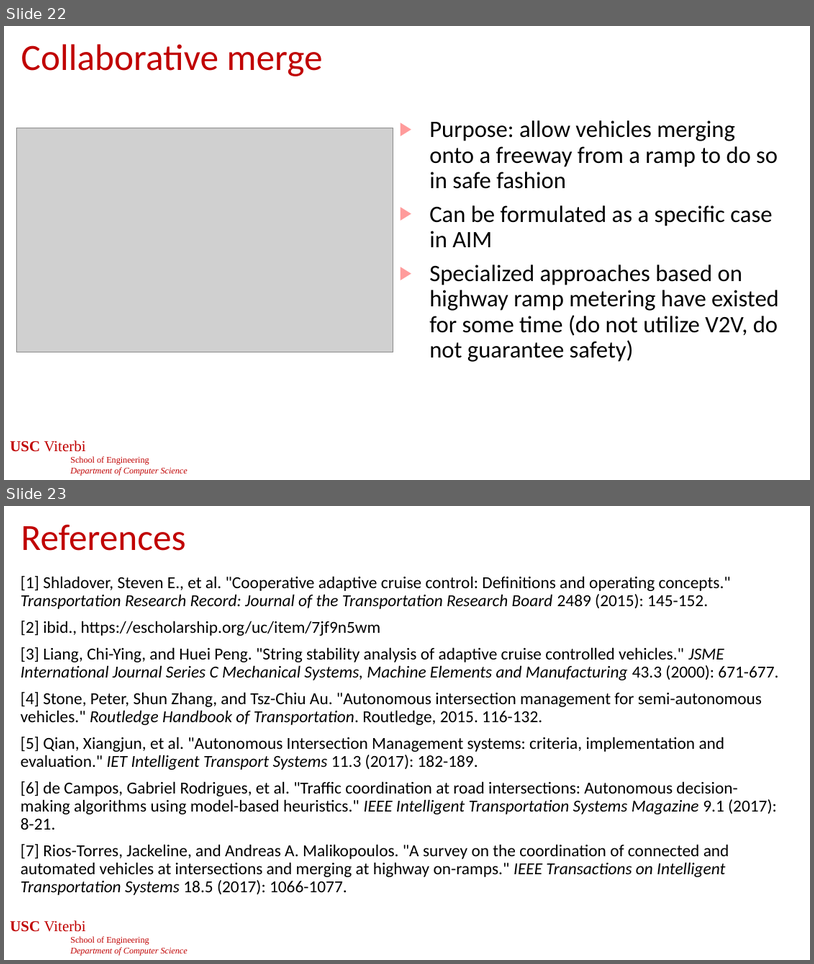
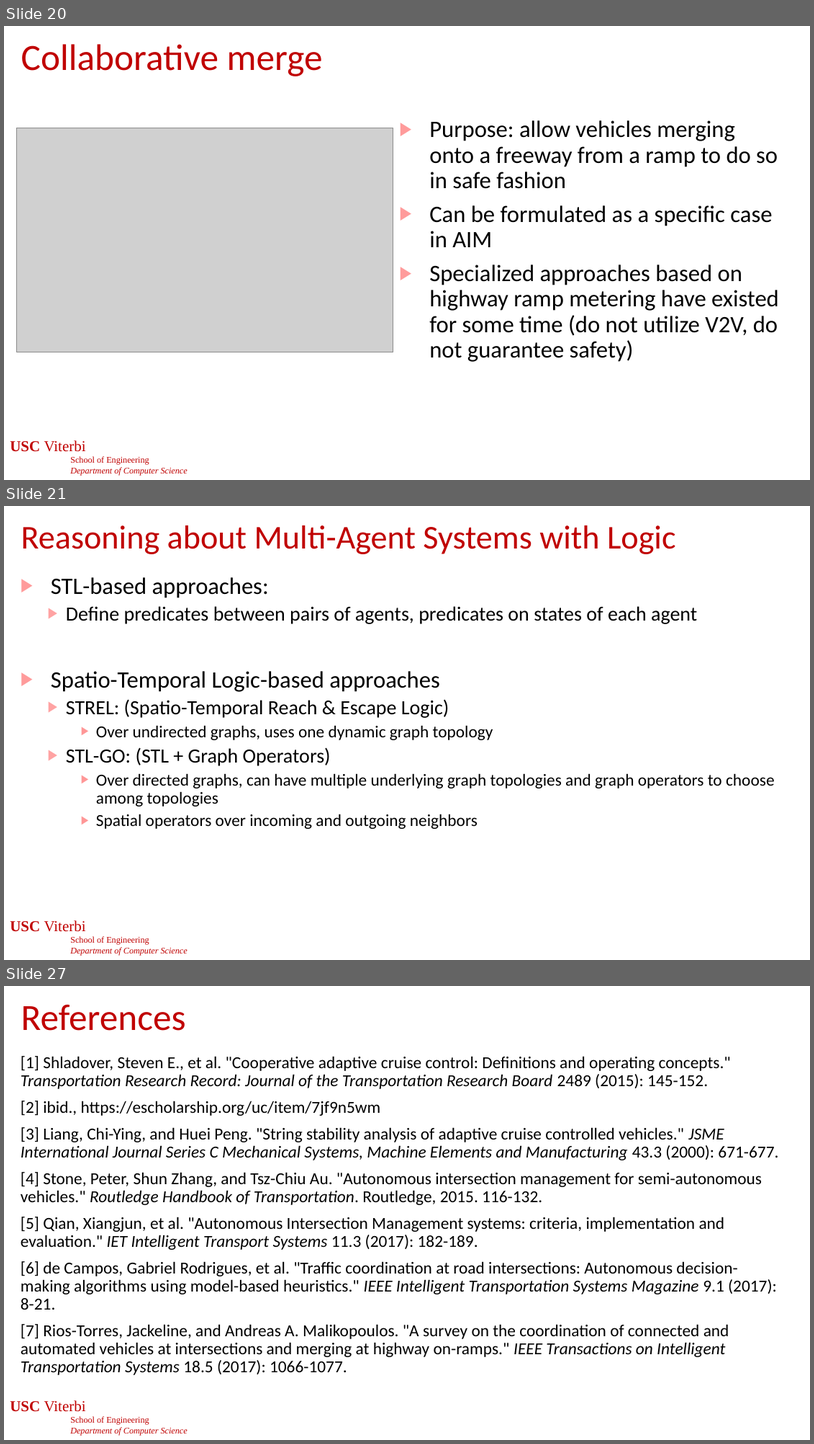
Before and after one commit to jdeshmukh/jdeshmukh.github.io, a slide deck: teaching/cs513-autocps-fall-2025/slides/MultiAgent.pptx. Shown one above the other, each under a label of ours: slides 22 and 23 before the commit, slides 20, 21 and 27 after it; the slides between them are not shown. The pictures are 814x964 and 814x1444 pixels, drawn with LibreOffice and Linux fonts; fonts in the diff are those of the drawing; grey boxes stand for pictures; background and template pictures are left out. Boxes give left, top, right and bottom in pixels: in the first picture for what was removed or moved away, otherwise in the second. Text is boxed around its words. In the diff, an @@ line names an element or a change of style, - is before the commit and + after.

```diff
--- a/teaching/cs513-autocps-fall-2025/slides/MultiAgent.pptx
+++ b/teaching/cs513-autocps-fall-2025/slides/MultiAgent.pptx
@@ slide 21 added at (4,506,810,960), background #FFFFFF; not listed: 1 template element that a slide beside it also shows @@
@@ title added at (21,525,676,554), 39.6 pt, text #C00000 @@
+Reasoning about Multi-Agent Systems with Logic
@@ text added at (51,577,775,829), 20 pt, text #000000 @@
+▶ STL-based approaches:
+  ▶ Define predicates between pairs of agents, predicates on states of each agent
+▶ Spatio-Temporal Logic-based approaches
+  ▶ STREL: (Spatio-Temporal Reach & Escape Logic)
+    ▶ Over undirected graphs, uses one dynamic graph topology
+  ▶ STL-GO: (STL + Graph Operators)
+    ▶ Over directed graphs, can have multiple underlying graph topologies and graph operators to choose among topologies
+    ▶ Spatial operators over incoming and outgoing neighbors
@@ what was slide 22 is now slide 20 @@
@@ what was slide 23 is now slide 27 @@
```
Also in this commit, not shown: 3 slides changed, 5 other slides added, 2 slides removed, 1 other file.
